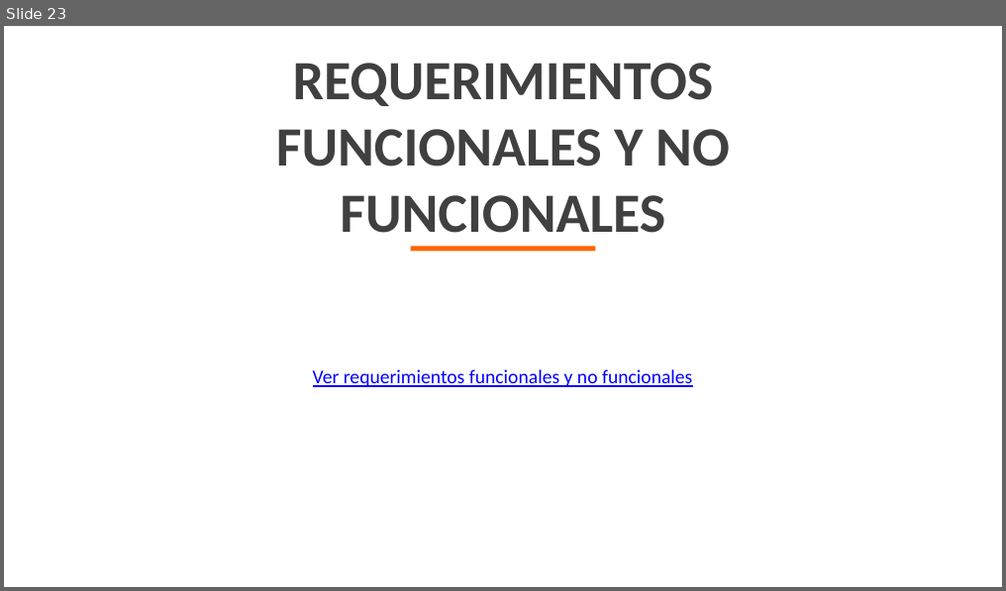
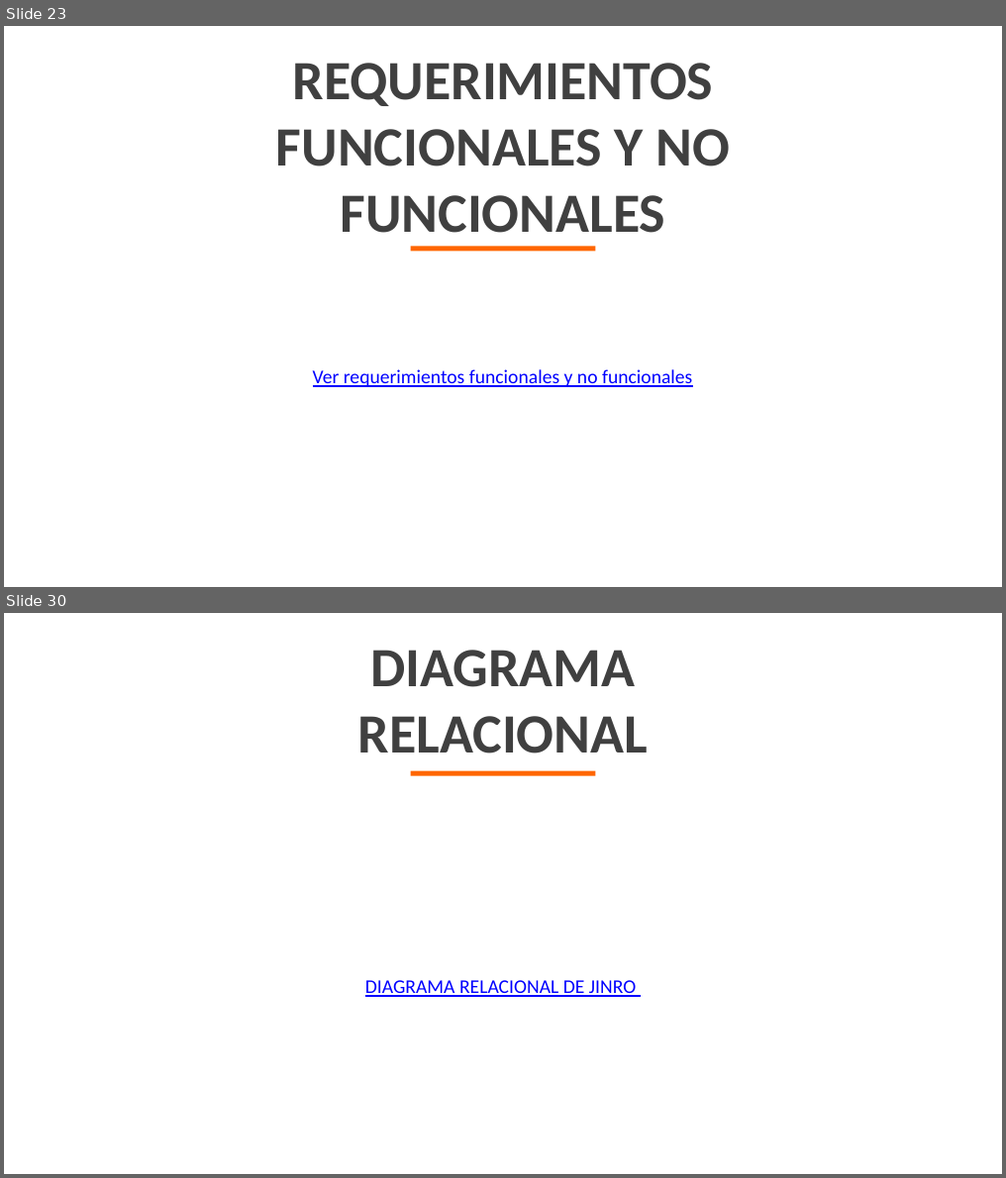
Before and after one commit to TatanDesign/Jinro-online-Shopping, a slide deck: Tercer Trimestre/JINRO ONLINE SHOPING.pptx. Shown one above the other, each under a label of ours: slide 23 before the commit, slides 23 and 30 after it; the slides between them are not shown. The pictures are 1006x591 and 1006x1178 pixels, drawn with LibreOffice and Linux fonts; fonts in the diff are those of the drawing; background and template pictures are left out. Boxes give left, top, right and bottom in pixels: in the first picture for what was removed or moved away, otherwise in the second. Text is boxed around its words. In the diff, an @@ line names an element or a change of style, - is before the commit and + after.

```diff
--- a/Tercer Trimestre/JINRO ONLINE SHOPING.pptx
+++ b/Tercer Trimestre/JINRO ONLINE SHOPING.pptx
@@ slide 30 added at box(4, 613, 1002, 1174), background picture (left out) @@
@@ text added at box(358, 650, 648, 754), 40 pt, text #404040, bold @@
+DIAGRAMA RELACIONAL
@@ rectangle added at box(410, 770, 596, 775), fill #FF6600 @@
@@ text added at box(365, 980, 636, 997), 14 pt, text #0000FF, underline @@
+DIAGRAMA RELACIONAL DE JINRO
```
Also in this commit, not shown: 8 slides changed, 4 other slides added, 40 other files.
